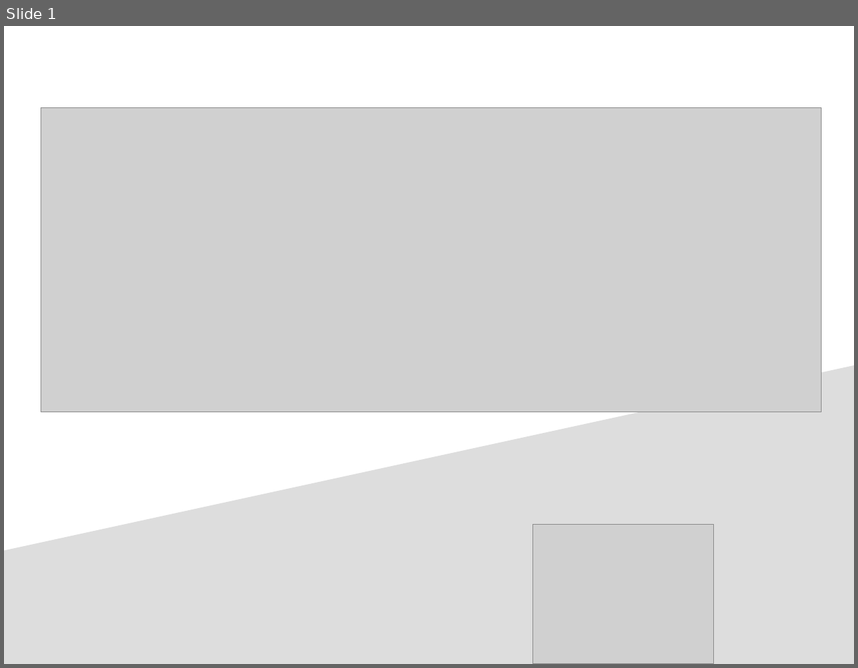
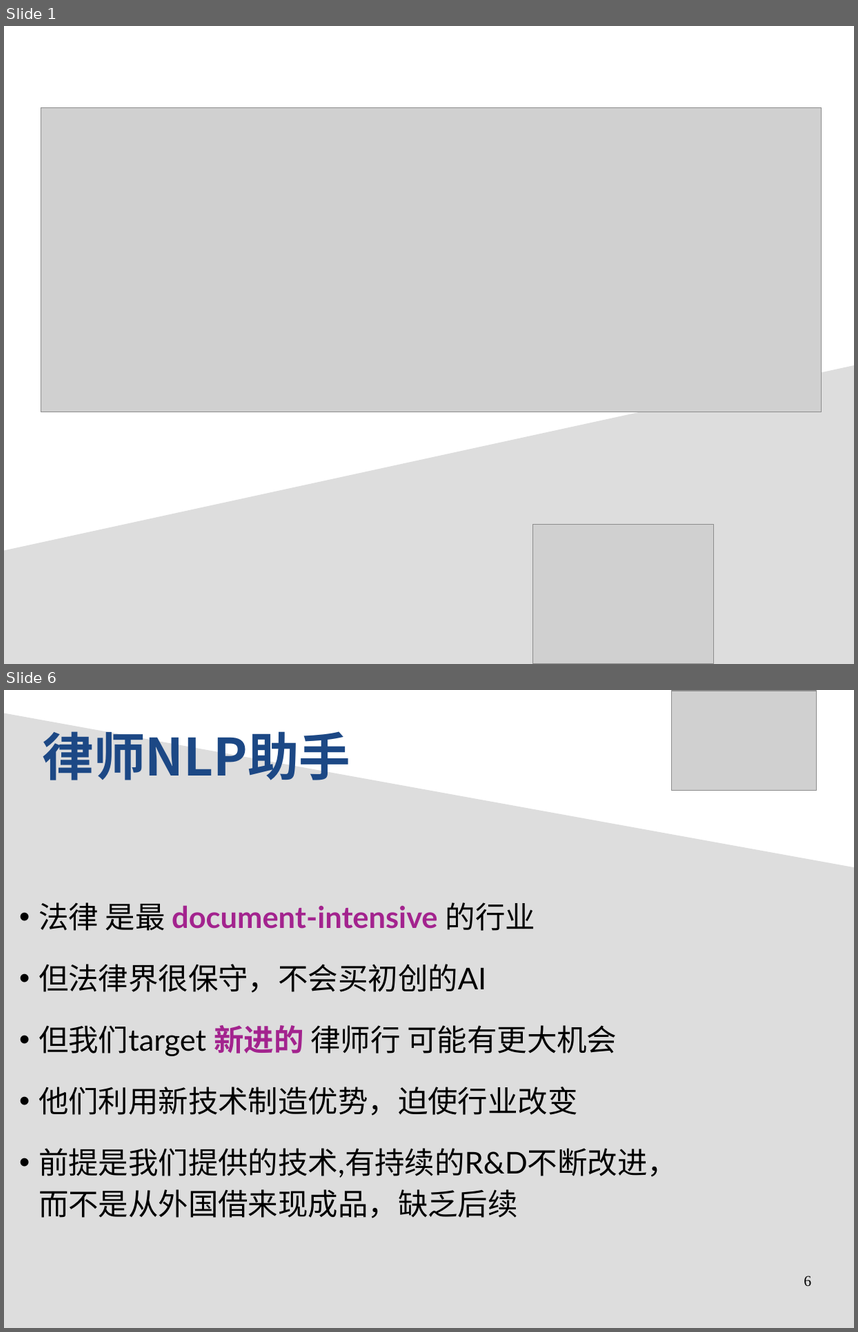
Before and after one commit to Cybernetic1/2020, a slide deck: General_Intelligence_biz-plan.odp. Shown one above the other, each under a label of ours: slide 1 before the commit, slides 1 and 6 after it; the slides between them are not shown. The pictures are 858x668 and 858x1332 pixels, drawn with LibreOffice and Linux fonts; fonts in the diff are those of the drawing; grey boxes stand for pictures. Boxes give left, top, right and bottom in pixels: in the first picture for what was removed or moved away, otherwise in the second. Text is boxed around its words. In the diff, an @@ line names an element or a change of style, - is before the commit and + after.

```diff
--- a/General_Intelligence_biz-plan.odp
+++ b/General_Intelligence_biz-plan.odp
@@ slide 6 added at [4, 690, 854, 1328], background #FFFFFF @@
@@ picture added at [672, 691, 817, 790] @@
@@ freeform shape added at [4, 713, 854, 1328], fill #DDDDDD @@
@@ text added at [43, 731, 351, 780], 48 pt, text #1C4885, bold @@
+律师NLP助手
@@ text added at [38, 903, 677, 1219], 28 pt, text #000000 @@
+• 法律 是最 document-intensive 的行业
+• 但法律界很保守，不会买初创的AI
+• 但我们target 新进的 律师行 可能有更大机会
+• 他们利用新技术制造优势，迫使行业改变
+• 前提是我们提供的技术,有持续的R&D不断改进，
+  而不是从外国借来现成品，缺乏后续
@@ page number added at [804, 1276, 811, 1287], 14 pt, text #000000 @@
+6
```
Also in this commit, not shown: 2 slides changed, 5 other slides added, 1 slide removed, 5 other files.
